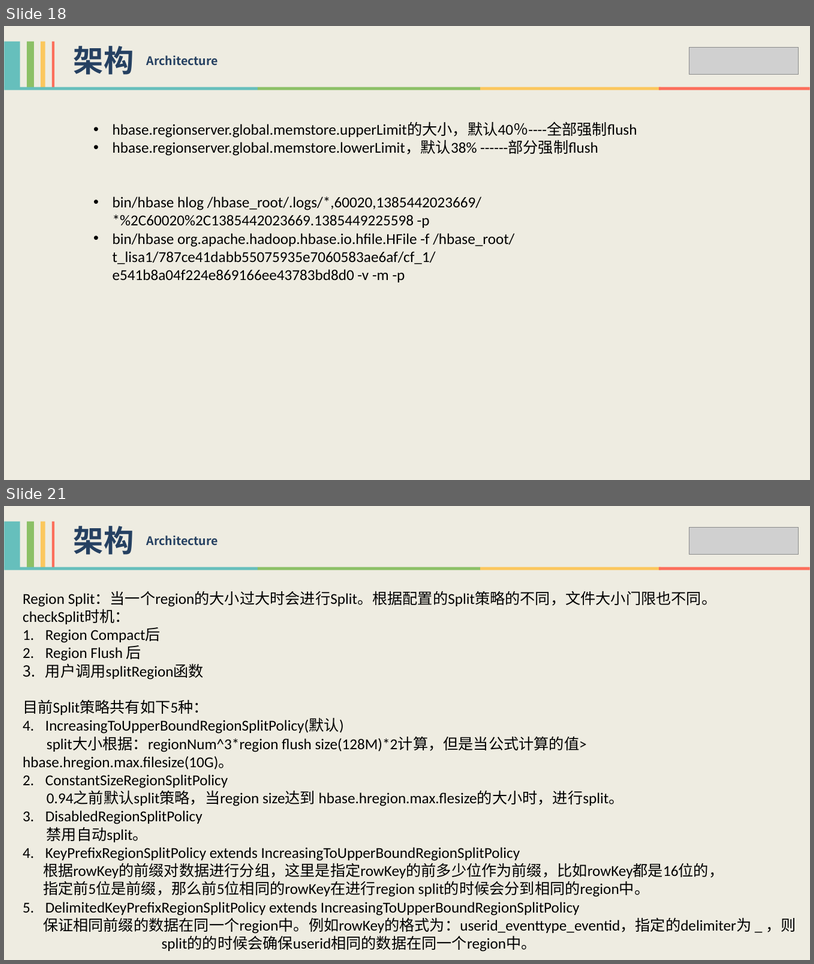
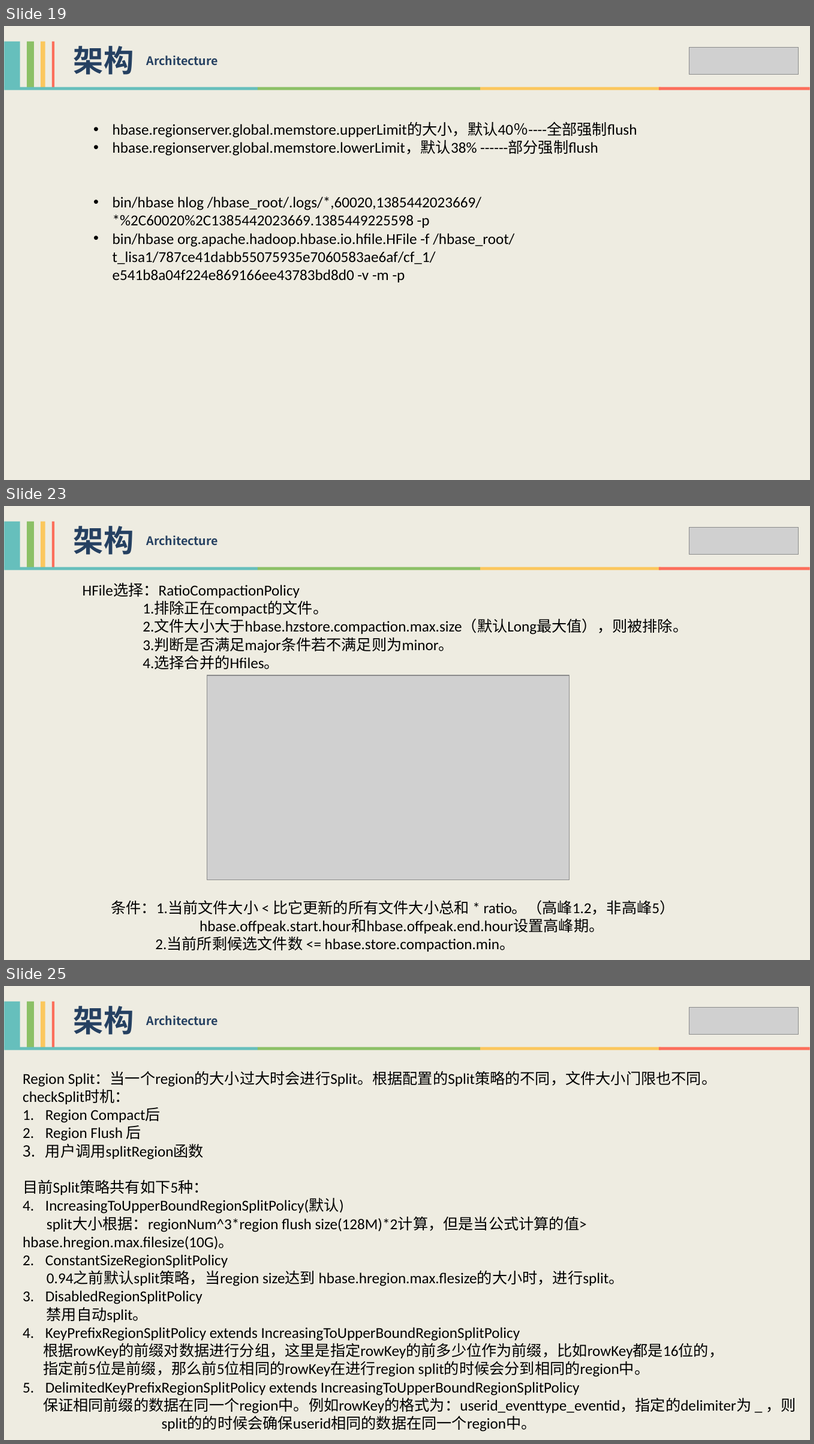
Before and after one commit to xiaoguoqiang/data, a slide deck: HBase技术分享-李强.pptx. Shown one above the other, each under a label of ours: slides 18 and 21 before the commit, slides 19, 23 and 25 after it; the slides between them are not shown. The pictures are 814x964 and 814x1444 pixels, drawn with LibreOffice and Linux fonts; fonts in the diff are those of the drawing; grey boxes stand for pictures. Boxes give left, top, right and bottom in pixels: in the first picture for what was removed or moved away, otherwise in the second. Text is boxed around its words. In the diff, an @@ line names an element or a change of style, - is before the commit and + after.

Commit message:
modify compaction and split

```diff
--- a/HBase技术分享-李强.pptx
+++ b/HBase技术分享-李强.pptx
@@ slide 23 added at <box>4,506,810,960</box>, background #EEECE1 @@
@@ group added at <box>4,521,54,567</box>: 4 rectangles @@
@@ text added at <box>74,526,134,555</box>, 36 pt, text #254061, bold @@
+架构
@@ text added at <box>146,535,218,546</box>, 14 pt, text #254061, bold @@
+Architecture
@@ picture added at <box>690,527,799,555</box> @@
@@ group added at <box>4,567,810,570</box>: 4 rectangles @@
@@ text added at <box>83,583,688,669</box>, 18 pt, text #000000 @@
+HFile选择：RatioCompactionPolicy
+1.排除正在compact的文件。
+2.文件大小大于hbase.hzstore.compaction.max.size（默认Long最大值），则被排除。
+3.判断是否满足major条件若不满足则为minor。
+4.选择合并的Hfiles。
@@ picture added at <box>207,675,570,880</box> @@
@@ text added at <box>111,900,675,951</box>, 18 pt, text #000000 @@
+条件：1.当前文件大小 < 比它更新的所有文件大小总和 * ratio。（高峰1.2，非高峰5）
+hbase.offpeak.start.hour和hbase.offpeak.end.hour设置高峰期。
+2.当前所剩候选文件数 <= hbase.store.compaction.min。
@@ what was slide 18 is now slide 19 @@
@@ what was slide 21 is now slide 25 @@
```
Also in this commit, not shown: 4 slides changed, 6 other slides added.
